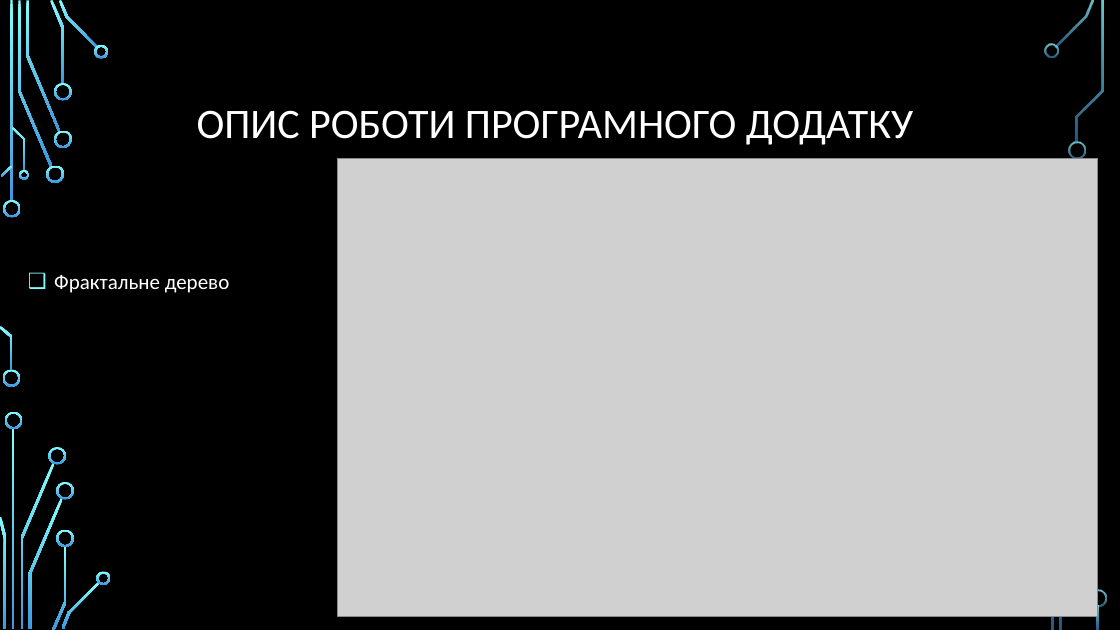
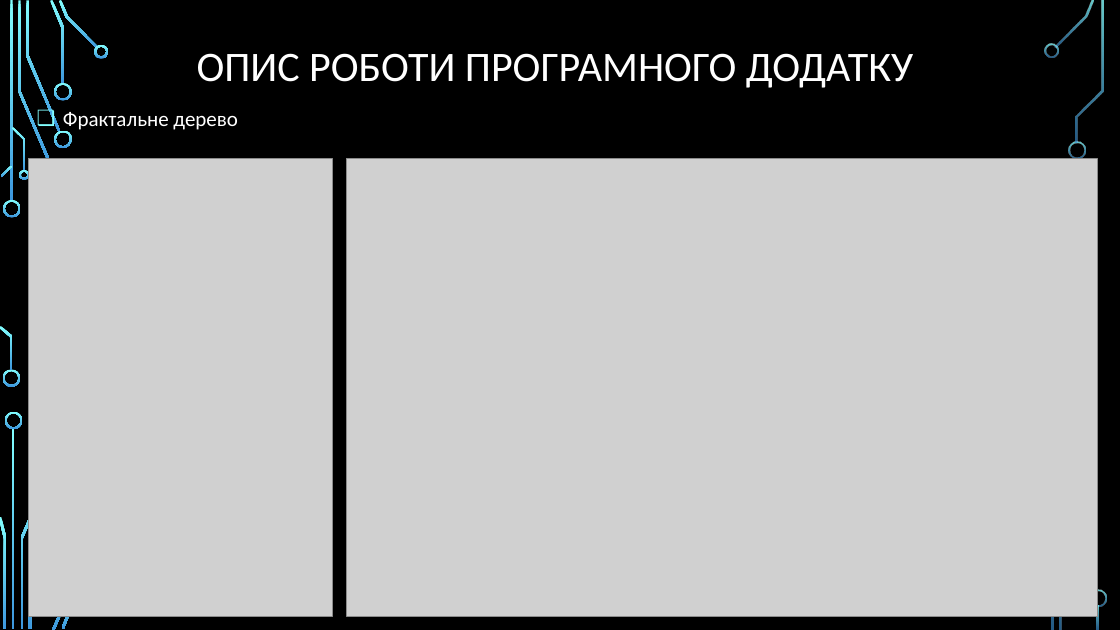
Before and after one commit to Raimhal/Fractator, a slide deck: slide 10 of Курсова презентація.pptx. Drawn at 1120x630 pixels with LibreOffice and Linux fonts; fonts in the diff are those of the drawing; grey boxes stand for pictures; background and template pictures are left out. Boxes give left, top, right and bottom in pixels: in the first picture for what was removed or moved away, otherwise in the second. Text is boxed around its words. In the diff, an @@ line names an element or a change of style, - is before the commit and + after.

```diff
--- a/Курсова презентація.pptx
+++ b/Курсова презентація.pptx
@@ title "ОПИС РОБОТИ ПРОГРАМНОГО ДОДАТКУ": place and size @@
-title "ОПИС РОБОТИ ПРОГРАМНОГО ДОДАТКУ" at [197, 110, 913, 145]
+title "ОПИС РОБОТИ ПРОГРАМНОГО ДОДАТКУ" at [197, 53, 913, 88]
@@ text "Фрактальне дерево": place and size @@
-text "Фрактальне дерево" at [54, 275, 230, 293]
+text "Фрактальне дерево" at [63, 112, 238, 133]
@@ picture added at [29, 159, 333, 616] @@
@@ picture: place and size @@
-picture at [338, 159, 1097, 616]
+picture at [346, 159, 1097, 616]
@@ group removed at [46, 166, 111, 585]: 5 freeform shapes @@
```
Also in this commit, not shown: 6 other slides changed, 5 other files.
